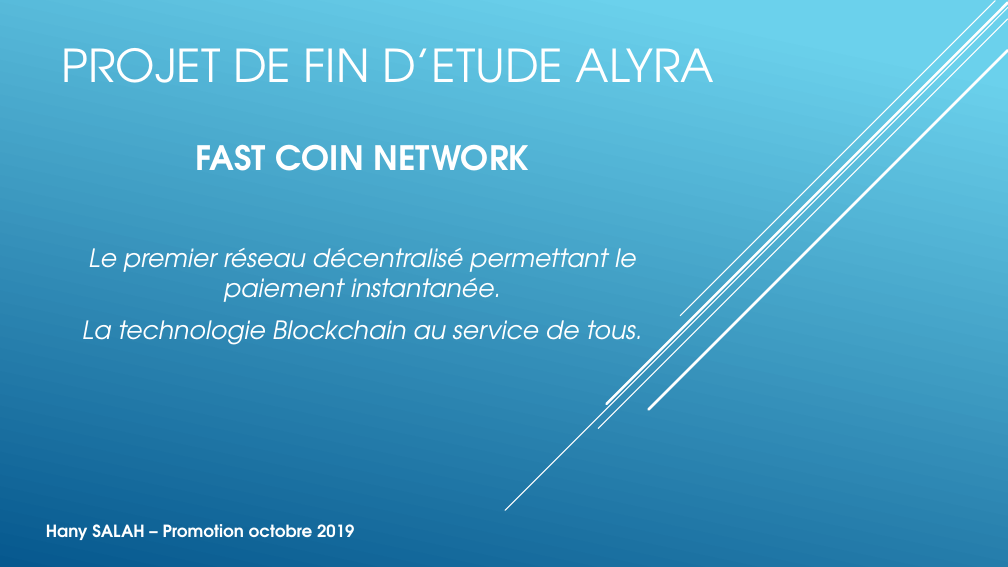
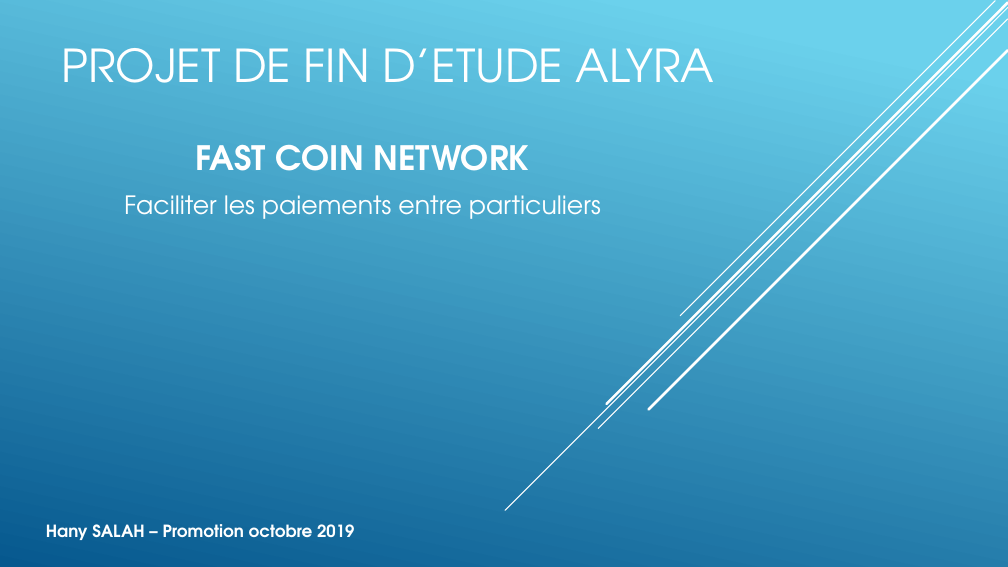
Before and after one commit to Louvivien/ProjetFinalAlyra, a slide deck: slide 1 of présentation/PROJET DE FIN D’ETUDE ALYRA - Hany Salah.pptx. Drawn at 1008x567 pixels with LibreOffice and Linux fonts; fonts in the diff are those of the drawing. Boxes give left, top, right and bottom in pixels: in the first picture for what was removed or moved away, otherwise in the second. Text is boxed around its words. In the diff, an @@ line names an element or a change of style, - is before the commit and + after.

```diff
--- a/présentation/PROJET DE FIN D’ETUDE ALYRA - Hany Salah.pptx
+++ b/présentation/PROJET DE FIN D’ETUDE ALYRA - Hany Salah.pptx
@@ subtitle at (124,195,601,219): text changed; italic off @@
-Le premier réseau décentralisé permettant le paiement instantanée.
-La technologie Blockchain au service de tous.
+Faciliter les paiements entre particuliers
```
Also in this commit, not shown: 3 slides added, 3 slides removed, 12 other files.
